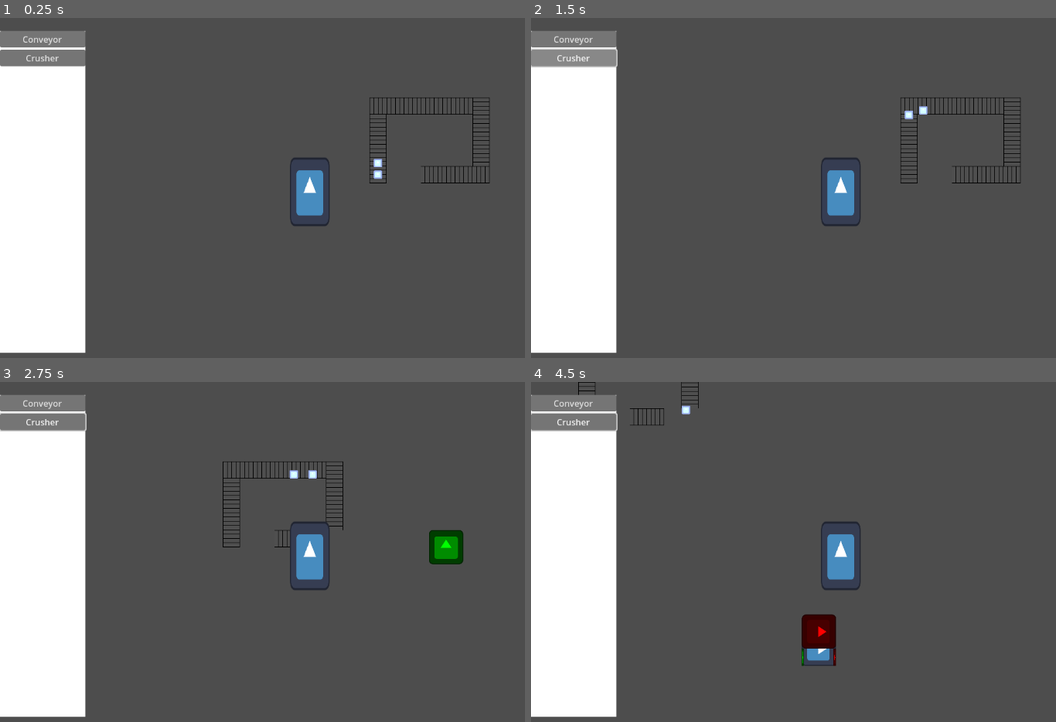
Above: before the commit, frames 1-4 (two rows, left to right).
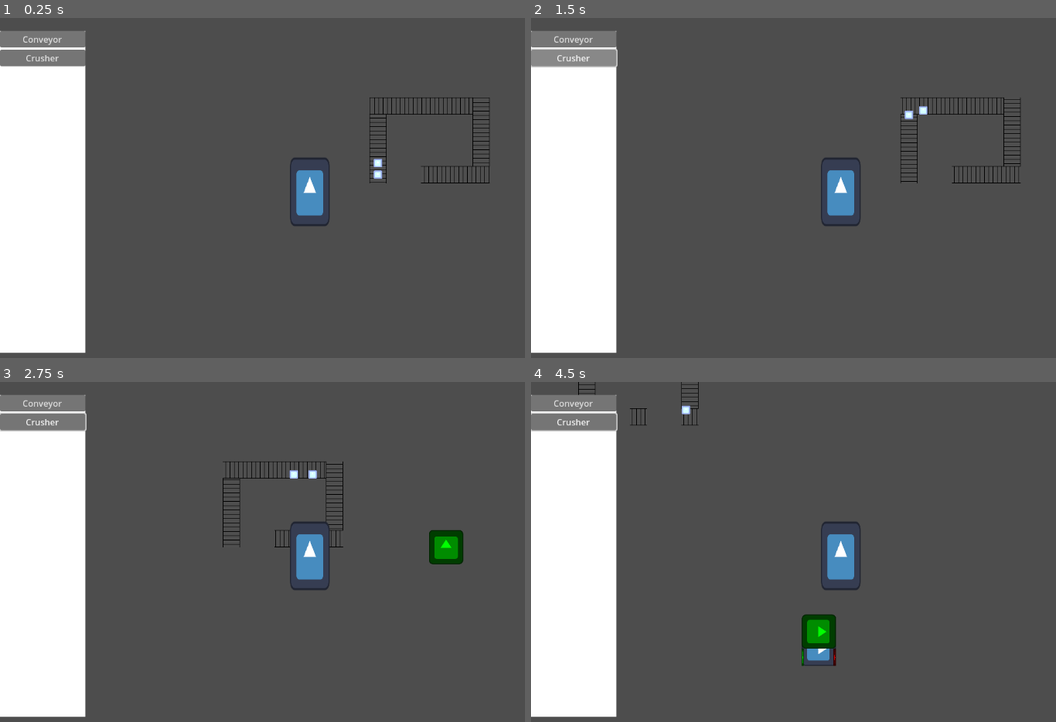
Above: after the commit, the same moments.

Repository: BenjaminWootten/UD-GDDC-space-exploration-jam
Game: Godot game, scene res://world.tscn
Same seed, same stepped clock (60 frames per second), same inputs: the game is played once before the commit and once after it. The engine's default icon, where the game draws it, is replaced by a stand-in: a white triangle on a blue panel in a dark square.
Inputs (mouse positions are in pixels of both pictures, inside the frame that each line leads up to):
- Up to frame 1 (0.25 s): no input
- Up to frame 2 (1.5 s): click "Conveyor" at 0.5 s; click "Crusher" at 1.25 s
- Up to frame 3 (2.75 s): move the mouse to (446, 538) at 2.02 s; hold D (right) from 2.03 s (still down); hold Right mouse button (right_click) from 2.03 s (still down); click (446, 538) at 2.17 s
- Up to frame 4 (4.5 s): move the mouse to (714, 572) at 2.77 s; release D (right) at 2.78 s; release Right mouse button (right_click) at 2.78 s; hold S (down) 2.78-3.53 s; click (714, 572) at 2.85 s; right-click (714, 572) at 3.05 s; move the mouse to (720, 450) at 3.52 s; hold D (right) 3.53-4.28 s; hold Right mouse button (right_click) 3.53-4.28 s; click (720, 450) at 3.67 s; tap Enter at 4.25 s; move the mouse to (809, 626) at 4.27 s; hold W (up) from 4.28 s (still down); tap R (rotate) at 4.35 s; click (809, 626) at 4.42 s

The runs differ from the first frame. In frame 1, 0.7% of the frame differs, in the area x 70-94%, y 23-49%; in frame 2, 0.9%; in frame 3, 0.8%; in frame 4, 0.9%.

Commit message:
deletion system updated

Diff:
--- a/UI/build_menu.tscn
+++ b/UI/build_menu.tscn
@@ -5,13 +5,7 @@
 [ext_resource type="Shape2D" uid="uid://cog31ntdmglii" path="res://buildings/building resources/2x2_hitbox.tres" id="3_8c454"]
 [ext_resource type="Shape2D" uid="uid://c0n0i1f5hw0ot" path="res://buildings/building resources/1x1_hitbox.tres" id="4_bsy6g"]
 
-[node name="build_menu" type="Control"]
-layout_mode = 3
-anchors_preset = 15
-anchor_right = 1.0
-anchor_bottom = 1.0
-grow_horizontal = 2
-grow_vertical = 2
+[node name="build_menu" type="Node2D"]
 
 [node name="placement_preview" type="Area2D" parent="."]
 collision_layer = 8
--- a/UI/placement_preview.gd
+++ b/UI/placement_preview.gd
@@ -5,7 +5,7 @@
 @onready var timer = $Timer
 
 var placing: bool
-var last_collider
+var colliders = []
 var building_to_place
 var colliding = false
 var offset = 0
@@ -25,6 +25,13 @@
 @export var hitbox_1x1: RectangleShape2D
 
 func _process(delta):
+
+	if get_overlapping_areas() or get_overlapping_bodies():
+		colliders = get_overlapping_areas() + get_overlapping_bodies()
+		colliding = true
+	else:
+		colliding = false
+
 	if placing:
 		# Move preview to mouse
 		self.global_position = snapped(get_global_mouse_position(), Vector2(SNAP, SNAP))
@@ -43,12 +50,16 @@
 			timer.start()
 
 		# Destroy building
-		if Input.is_action_pressed("right_click") and colliding and timer.is_stopped() and last_collider:
-			if last_collider.name == "placement_collider":
-				last_collider.get_parent().queue_free()
-			else:
-				last_collider.queue_free()
-			last_collider = null
+		if Input.is_action_pressed("right_click") and colliding and timer.is_stopped() and colliders:
+			# delete all current colliders
+			for collider in colliders:
+			# Conveyors have placement collider as a child, so remove parent to remove whole conveyor
+				if collider.name == "placement_collider":
+					collider.get_parent().queue_free()
+				# Or just remove object as normal for other stuff
+				else:
+					collider.queue_free()
+				colliders.erase(collider)
 			timer.start()
 
 func placement_start(texture: CompressedTexture2D, hitbox: RectangleShape2D, newOffset: int, building: PackedScene):
@@ -73,18 +84,6 @@
 		if event.is_action_pressed("rotate") and placing:
 			rotation_degrees += 90
 
-func _on_body_entered(body):
-	entered_bodies += 1
-	colliding = true
-	sprite.modulate = Color(1,0,0)
-	last_collider = body
-
-func _on_body_exited(_body):
-	entered_bodies -= 1
-	if entered_bodies == 0:
-		colliding = false
-		sprite.modulate = Color(0,1,0)
-
 func _on_conveyor_pressed():
 	placement_start(conveyor_texture, hitbox_1x1, 0, conveyor_path)
 	# Temporary to account for placeholder texture size/color
--- a/buildings/conveyors/conveyor.tscn
+++ b/buildings/conveyors/conveyor.tscn
@@ -7,25 +7,63 @@
 [sub_resource type="RectangleShape2D" id="RectangleShape2D_2c3pg"]
 size = Vector2(4, 44)
 
-[node name="Conveyor" type="Area2D"]
+[sub_resource type="AtlasTexture" id="AtlasTexture_8c7gy"]
+atlas = ExtResource("2_okl6w")
+region = Rect2(0, 0, 32, 32)
+
+[sub_resource type="AtlasTexture" id="AtlasTexture_oda8g"]
+atlas = ExtResource("2_okl6w")
+region = Rect2(32, 0, 32, 32)
+
+[sub_resource type="AtlasTexture" id="AtlasTexture_8axx4"]
+atlas = ExtResource("2_okl6w")
+region = Rect2(0, 32, 32, 32)
+
+[sub_resource type="AtlasTexture" id="AtlasTexture_wjh8p"]
+atlas = ExtResource("2_okl6w")
+region = Rect2(32, 32, 32, 32)
+
+[sub_resource type="SpriteFrames" id="SpriteFrames_ai60p"]
+animations = [{
+"frames": [{
+"duration": 1.0,
+"texture": SubResource("AtlasTexture_8c7gy")
+}, {
+"duration": 1.0,
+"texture": SubResource("AtlasTexture_oda8g")
+}, {
+"duration": 1.0,
+"texture": SubResource("AtlasTexture_8axx4")
+}, {
+"duration": 1.0,
+"texture": SubResource("AtlasTexture_wjh8p")
+}],
+"loop": true,
+"name": &"default",
+"speed": 5.0
+}]
+
+[node name="Conveyor" type="Area2D" groups=["conveyors"]]
 collision_layer = 2
 collision_mask = 6
 script = ExtResource("1_fl3m8")
 MOVE_SPEED = Vector2(100, 100)
 
-[node name="Sprite2D" type="Sprite2D" parent="."]
-texture = ExtResource("2_okl6w")
-
 [node name="CollisionShape2D" type="CollisionShape2D" parent="."]
 position = Vector2(0, -3)
 shape = SubResource("RectangleShape2D_2c3pg")
+
+[node name="AnimatedSprite2D" type="AnimatedSprite2D" parent="."]
+rotation = 3.14159
+sprite_frames = SubResource("SpriteFrames_ai60p")
+autoplay = "default"
+speed_scale = 4.0
 
 [node name="placement_collider" type="Area2D" parent="."]
 collision_layer = 8
 collision_mask = 0
 
 [node name="CollisionShape2D" type="CollisionShape2D" parent="placement_collider"]
-texture_filter = 1
 shape = ExtResource("3_fbkg5")
 
 [connection signal="body_entered" from="." to="." method="_on_body_entered"]
Binary file changed: buildings/conveyors/conveyor.png
Not shown: 1 places in buildings/conveyors/conveyor.tscn that only renumber resources
